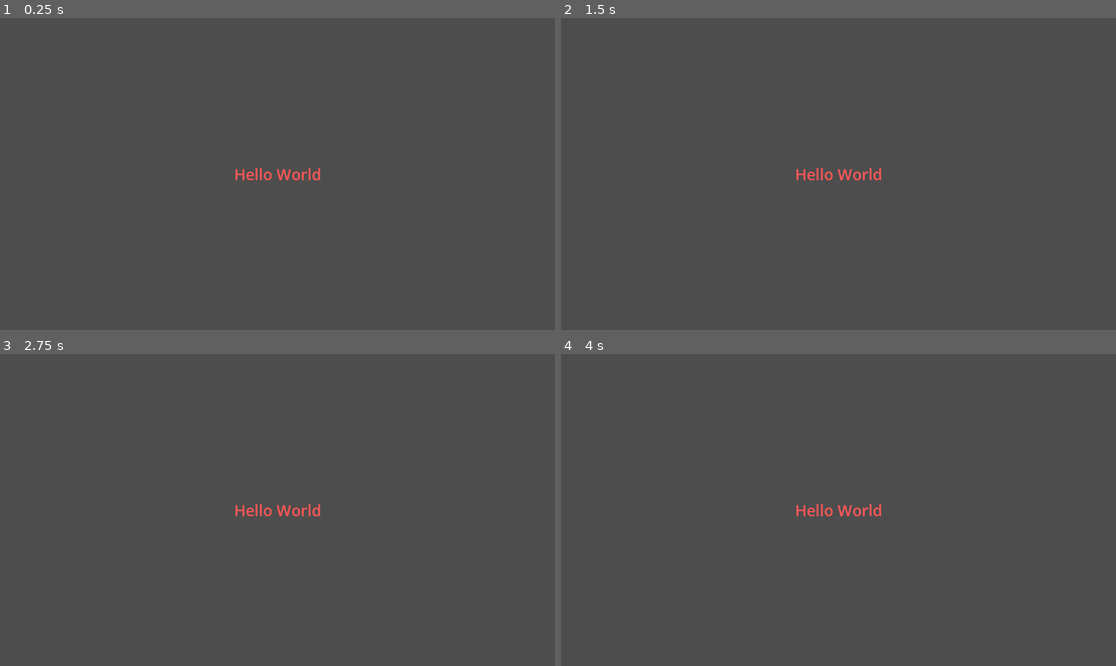
Above: before the commit, frames 1-4 (two rows, left to right).
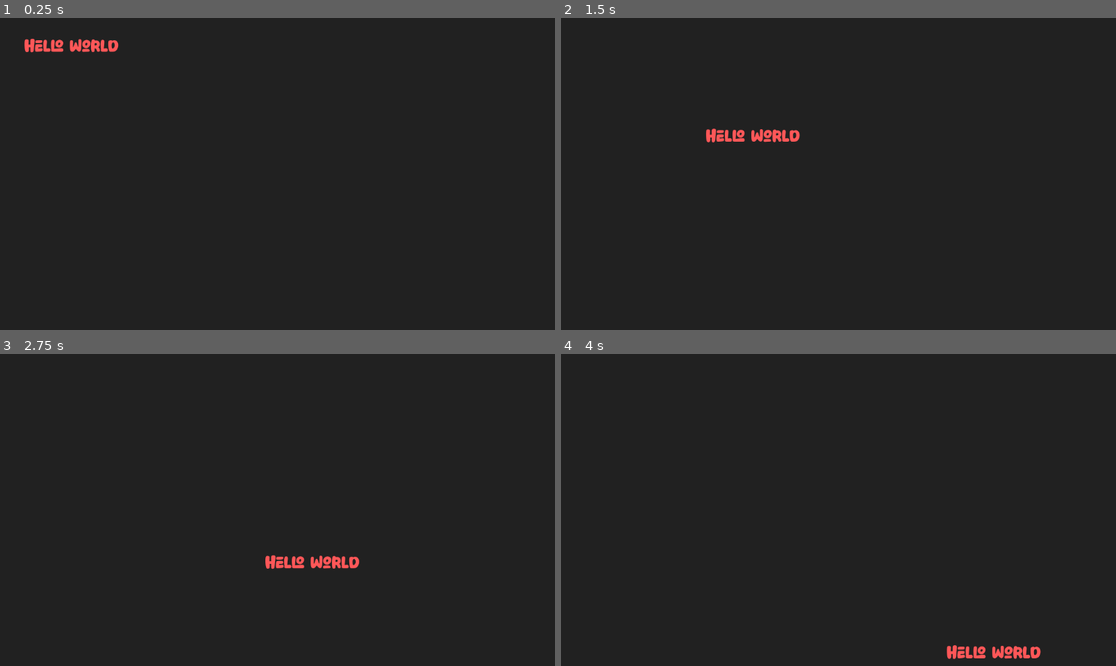
Above: after the commit, the same moments.

Repository: bearlikelion/igc_collabjam26
Game: Godot game, scene res://hello_world.tscn
The game is run twice, just before and just after one commit, with the same random seed, the same clock (stepped at 60 frames per second) and the same inputs.
Inputs:
- Up to frame 1 (0.25 s): no input
- Up to frame 2 (1.5 s): no input
- Up to frame 3 (2.75 s): no input
- Up to frame 4 (4 s): no input

The runs differ from the first frame. In frame 1, 100% of the frame differs, in the area x 0-100%, y 0-100%; in frame 2, 100%; in frame 3, 100%; in frame 4, 100%.

Commit message:
Fun starter

Diff:
--- /dev/null
+++ b/hello_world.gd
@@ -0,0 +1,61 @@
+extends Label
+
+@export var velocity := Vector2(200, 150)
+@export var colors: Array[Color] = [
+	Color(1, 0.341, 0.345, 1),
+	Color(0.341, 1, 0.376, 1),
+	Color(0.341, 0.573, 1, 1),
+	Color(1, 0.878, 0.341, 1),
+	Color(0.878, 0.341, 1, 1),
+	Color(0.341, 1, 0.933, 1),
+]
+var color_index := 0
+
+func _ready() -> void:
+	await get_tree().process_frame
+	pivot_offset = size / 2
+
+func _bounce() -> void:
+	color_index = (color_index + 1) % colors.size()
+	var next_color: Color = colors[color_index]
+
+	var tween := create_tween()
+	tween.tween_method(
+		func(c: Color): add_theme_color_override("font_color", c),
+		Color.WHITE, next_color, 0.1
+	)
+
+
+func _process(delta: float) -> void:
+	var viewport_size := get_viewport_rect().size
+	var label_size := size * scale
+	var pos := position
+
+	pos += velocity * delta
+
+	var bounced_x := false
+	var bounced_y := false
+
+	if pos.x <= 0:
+		pos.x = 0
+		velocity.x = abs(velocity.x)
+		bounced_x = true
+	elif pos.x + label_size.x >= viewport_size.x:
+		pos.x = viewport_size.x - label_size.x
+		velocity.x = -abs(velocity.x)
+		bounced_x = true
+
+	if pos.y <= 0:
+		pos.y = 0
+		velocity.y = abs(velocity.y)
+		bounced_y = true
+	elif pos.y + label_size.y >= viewport_size.y:
+		pos.y = viewport_size.y - label_size.y
+		velocity.y = -abs(velocity.y)
+		bounced_y = true
+
+	if bounced_x or bounced_y:
+		# prefer the axis that actually hit; corner = x wins
+		_bounce()
+
+	position = pos
--- a/hello_world.tscn
+++ b/hello_world.tscn
@@ -1,4 +1,7 @@
 [gd_scene format=3 uid="uid://b4u2i5j05ytvq"]
+
+[ext_resource type="Script" uid="uid://b01mxo1ckcl0e" path="res://hello_world.gd" id="1_dvdbounce"]
+[ext_resource type="Theme" uid="uid://bmdf316kng678" path="res://themes/main_theme.tres" id="1_gngqb"]
 
 [node name="Node2D" type="Control" unique_id=793538993]
 layout_mode = 3
@@ -9,18 +12,11 @@
 grow_vertical = 2
 
 [node name="Label" type="Label" parent="." unique_id=1746278489]
-layout_mode = 1
-anchors_preset = 8
-anchor_left = 0.5
-anchor_top = 0.5
-anchor_right = 0.5
-anchor_bottom = 0.5
-offset_left = -45.5
-offset_top = -11.5
-offset_right = 45.5
-offset_bottom = 11.5
-grow_horizontal = 2
-grow_vertical = 2
+layout_mode = 0
+offset_right = 91.0
+offset_bottom = 23.0
+theme = ExtResource("1_gngqb")
 theme_override_colors/font_color = Color(1, 0.34117648, 0.34509805, 1)
 theme_override_font_sizes/font_size = 32
 text = "Hello World"
+script = ExtResource("1_dvdbounce")
--- a/project.godot
+++ b/project.godot
@@ -34,3 +34,4 @@
 
 renderer/rendering_method="gl_compatibility"
 renderer/rendering_method.mobile="gl_compatibility"
+environment/defaults/default_clear_color=Color(0.12955844, 0.1295585, 0.12955841, 1)
--- /dev/null
+++ b/themes/main_theme.tres
@@ -0,0 +1,6 @@
+[gd_resource type="Theme" format=3 uid="uid://bmdf316kng678"]
+
+[ext_resource type="FontFile" uid="uid://dyd84lwu0e6af" path="res://fonts/Somelist.ttf" id="1_rjgu6"]
+
+[resource]
+default_font = ExtResource("1_rjgu6")
Binary file added: fonts/Somelist.ttf
Not shown, added: fonts/Somelist.ttf.import
Not shown, added: hello_world.gd.uid
Not shown, changed: .gitignore
